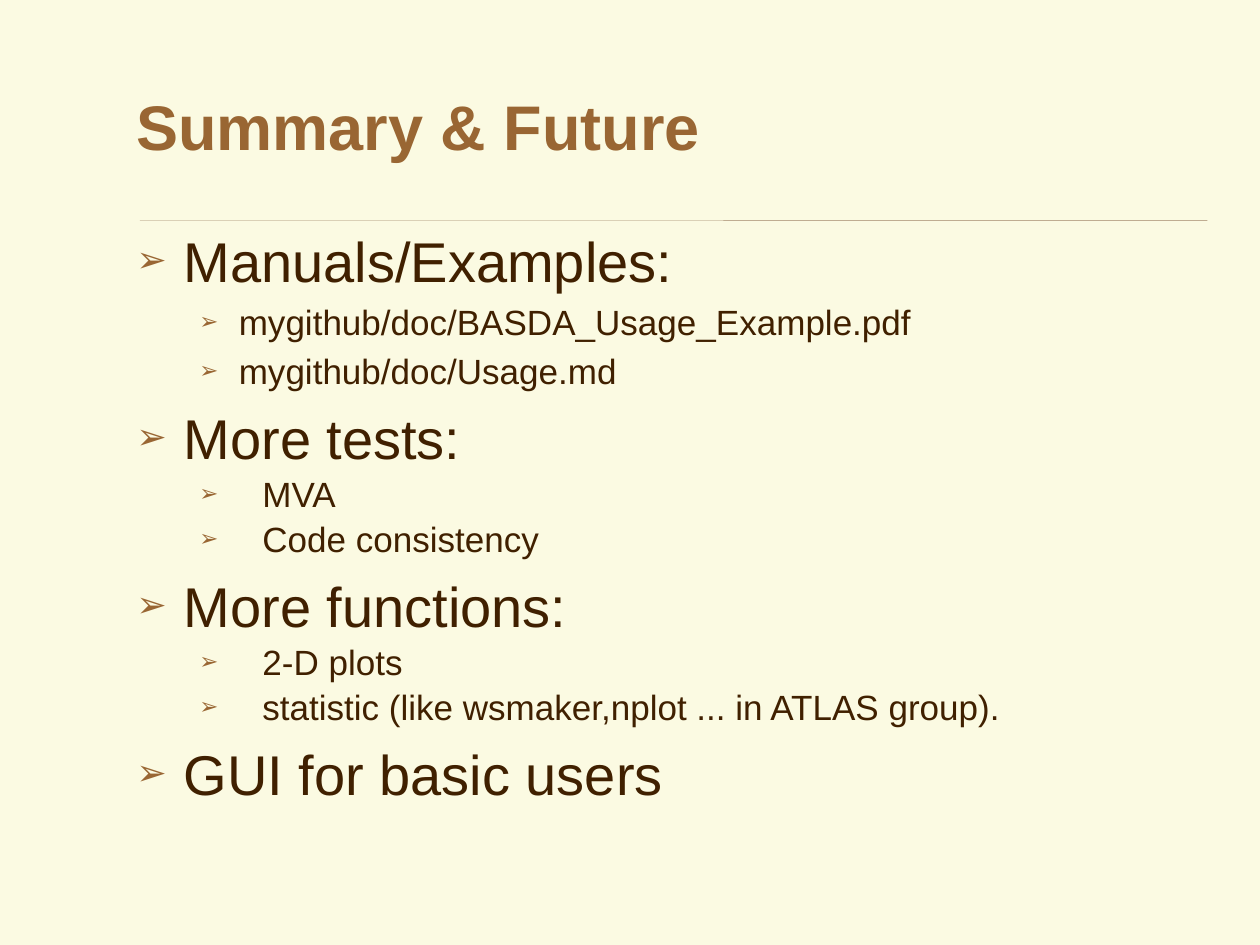
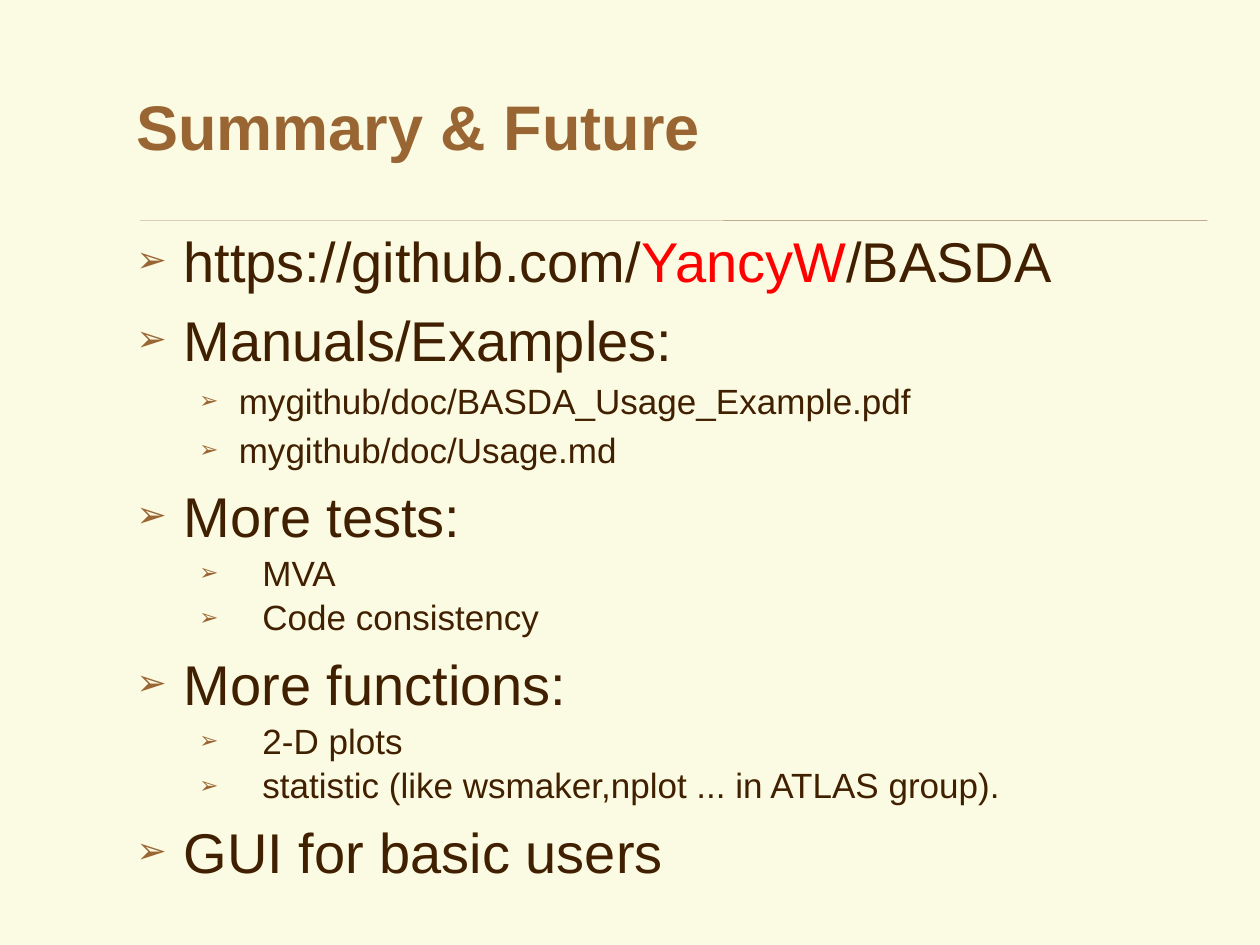
Before and after one commit to YancyW/BASDA, a slide deck: slide 39 of doc/BASDA_Introduction.pptx (slide 21 before the commit). Drawn at 1260x945 pixels with LibreOffice and Linux fonts; fonts in the diff are those of the drawing; background and template pictures are left out. Boxes give left, top, right and bottom in pixels: in the first picture for what was removed or moved away, otherwise in the second. Text is boxed around its words. In the diff, an @@ line names an element or a change of style, - is before the commit and + after.

```diff
--- a/doc/BASDA_Introduction.pptx
+++ b/doc/BASDA_Introduction.pptx
@@ text at <box>184,241,1052,293</box>: paragraph added @@
+➢ https://github.com/YancyW/BASDA
```
Also in this commit, not shown: 2 other slides changed, 18 slides added, 20 other files.
